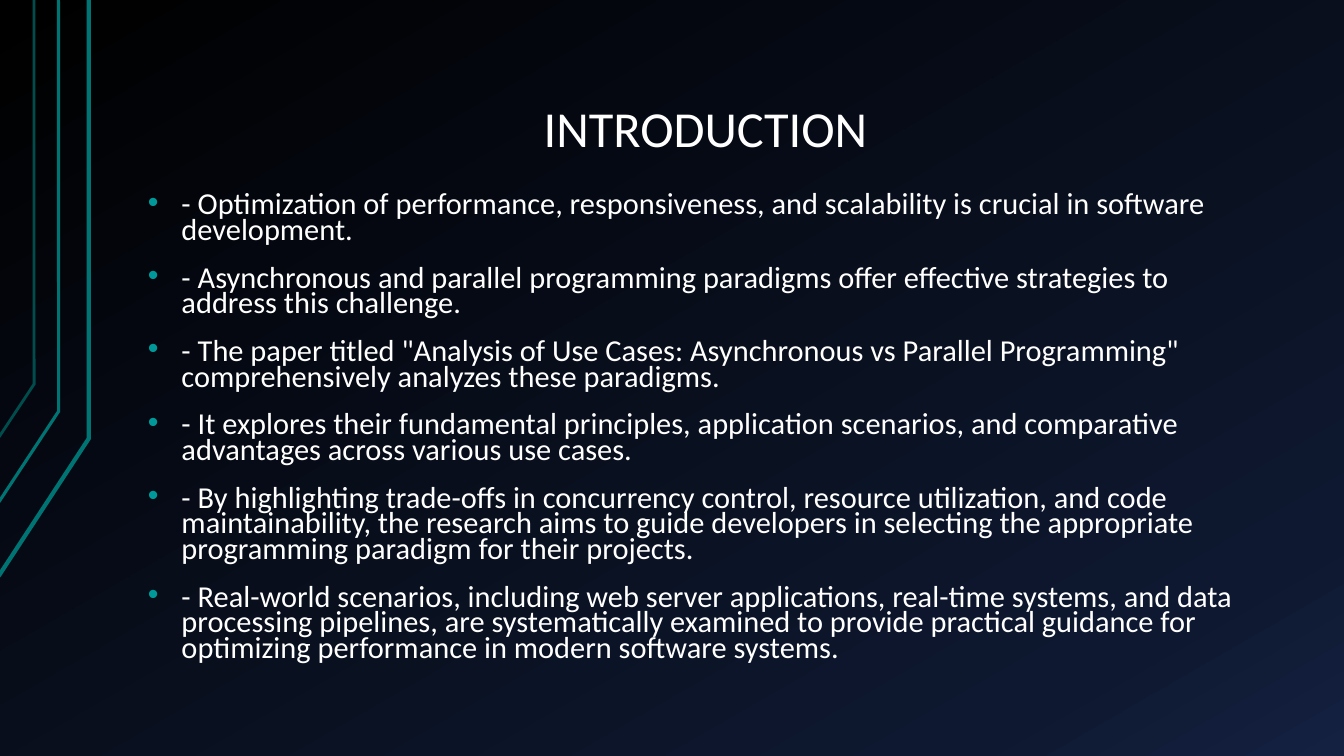
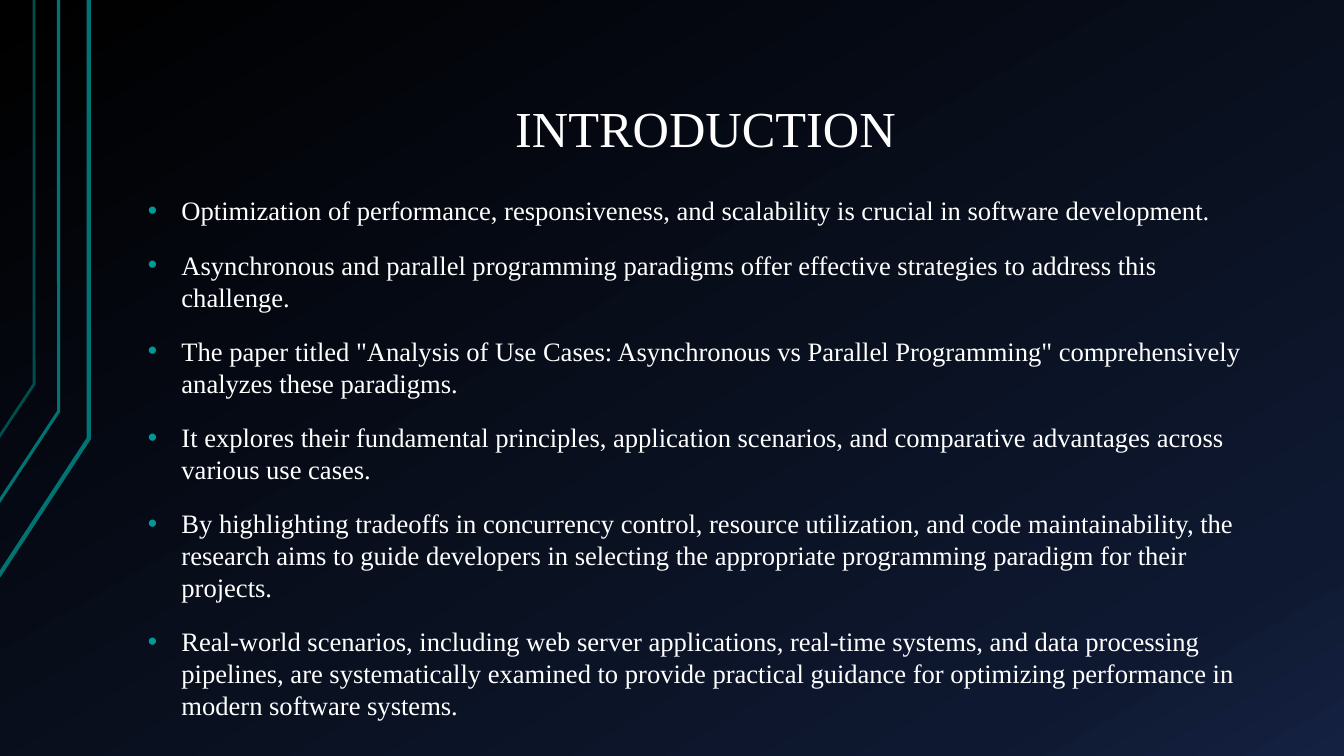
Before and after one commit to ShreyashBhardwaj/AnalysisoUseCases, a slide deck: slide 4 of Analysis of Use Cases.pptx. Drawn at 1344x756 pixels with LibreOffice and Linux fonts; fonts in the diff are those of the drawing. Boxes give left, top, right and bottom in pixels: in the first picture for what was removed or moved away, otherwise in the second. Text is boxed around its words. In the diff, an @@ line names an element or a change of style, - is before the commit and + after.

```diff
--- a/Analysis of Use Cases.pptx
+++ b/Analysis of Use Cases.pptx
@@ title "INTRODUCTION" at (515,113,896,148): font Calibri to Times New Roman @@
@@ text at (181,201,1240,689): text changed; size 21.7 to 19 pt; font Calibri to Times New Roman @@
-• - Optimization of performance, responsiveness, and scalability is crucial in software development.
-• - Asynchronous and parallel programming paradigms offer effective strategies to address this challenge.
-• - The paper titled "Analysis of Use Cases: Asynchronous vs Parallel Programming" comprehensively analyzes these paradigms.
-• - It explores their fundamental principles, application scenarios, and comparative advantages across various use cases.
-• - By highlighting trade-offs in concurrency control, resource utilization, and code maintainability, the research aims to guide developers in selecting the appropriate programming paradigm for their projects.
-• - Real-world scenarios, including web server applications, real-time systems, and data processing pipelines, are systematically examined to provide practical guidance for optimizing performance in modern software systems.
+• Optimization of performance, responsiveness, and scalability is crucial in software development.
+• Asynchronous and parallel programming paradigms offer effective strategies to address this challenge.
+• The paper titled "Analysis of Use Cases: Asynchronous vs Parallel Programming" comprehensively analyzes these paradigms.
+• It explores their fundamental principles, application scenarios, and comparative advantages across various use cases.
+• By highlighting tradeoffs in concurrency control, resource utilization, and code maintainability, the research aims to guide developers in selecting the appropriate programming paradigm for their projects.
+• Real-world scenarios, including web server applications, real-time systems, and data processing pipelines, are systematically examined to provide practical guidance for optimizing performance in modern software systems.
```
Also in this commit, not shown: 6 other slides changed, 9 slides added, 2 slides removed.
